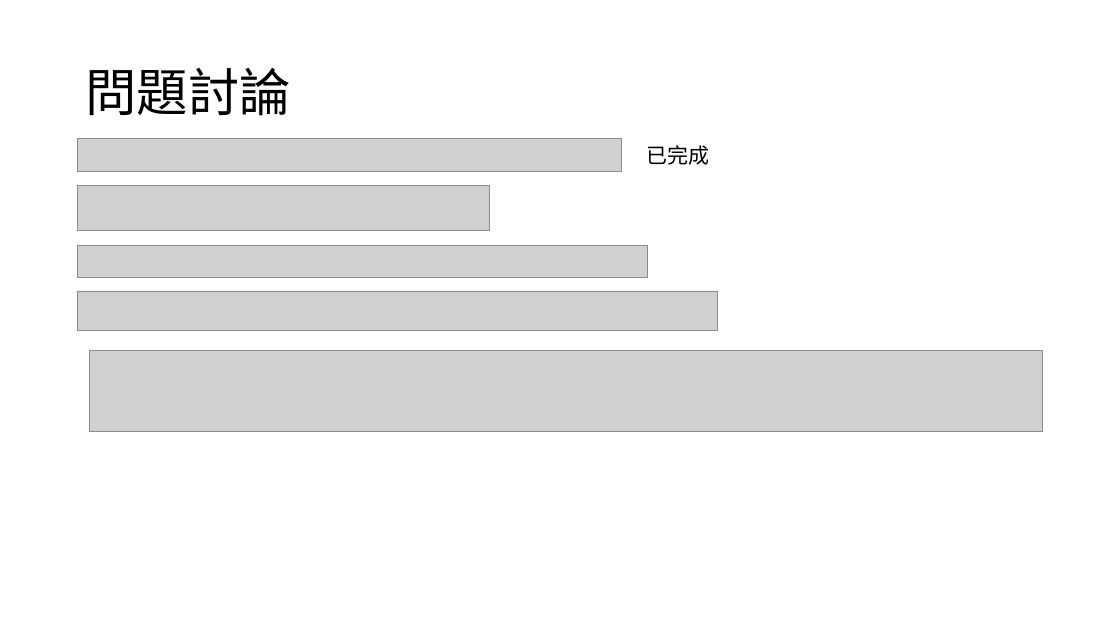
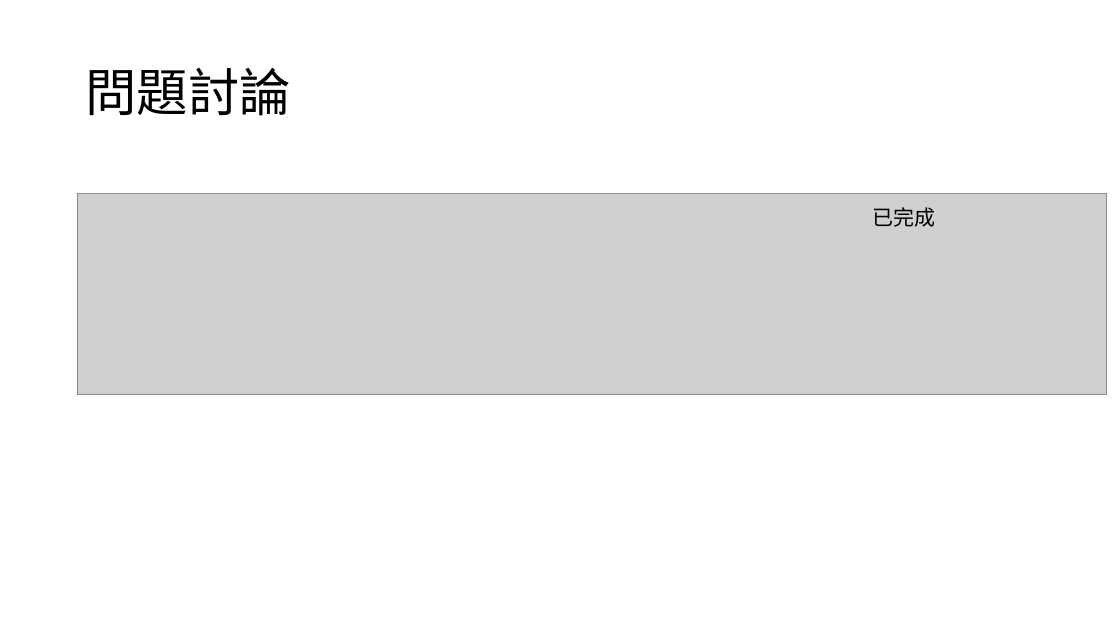
Before and after one commit to yeyi58095/control_lab, a slide deck: slide 14 of 實驗二/presentation/實驗二結報.pptx (slide 11 before the commit). Drawn at 1120x630 pixels with LibreOffice and Linux fonts; fonts in the diff are those of the drawing; grey boxes stand for pictures. Boxes give left, top, right and bottom in pixels: in the first picture for what was removed or moved away, otherwise in the second. Text is boxed around its words. In the diff, an @@ line names an element or a change of style, - is before the commit and + after.

```diff
--- a/實驗二/presentation/實驗二結報.pptx
+++ b/實驗二/presentation/實驗二結報.pptx
@@ title "問題討論" at bbox=[85, 68, 290, 116]: font Calibri to Lato @@
@@ picture removed at bbox=[77, 139, 622, 171] @@
@@ picture removed at bbox=[77, 186, 490, 230] @@
@@ picture added at bbox=[77, 193, 1107, 395] @@
@@ text "已完成": place and size @@
-text "已完成" at bbox=[646, 145, 709, 165]
+text "已完成" at bbox=[873, 207, 936, 227]
@@ text "已完成" at bbox=[873, 207, 936, 227]: font Calibri to Noto Sans CJK SC @@
@@ picture removed at bbox=[77, 245, 648, 277] @@
@@ picture removed at bbox=[77, 291, 718, 330] @@
@@ picture removed at bbox=[90, 351, 1044, 432] @@
```
Also in this commit, not shown: 10 other slides changed, 5 slides added, 6 slides removed, 1 other file.
